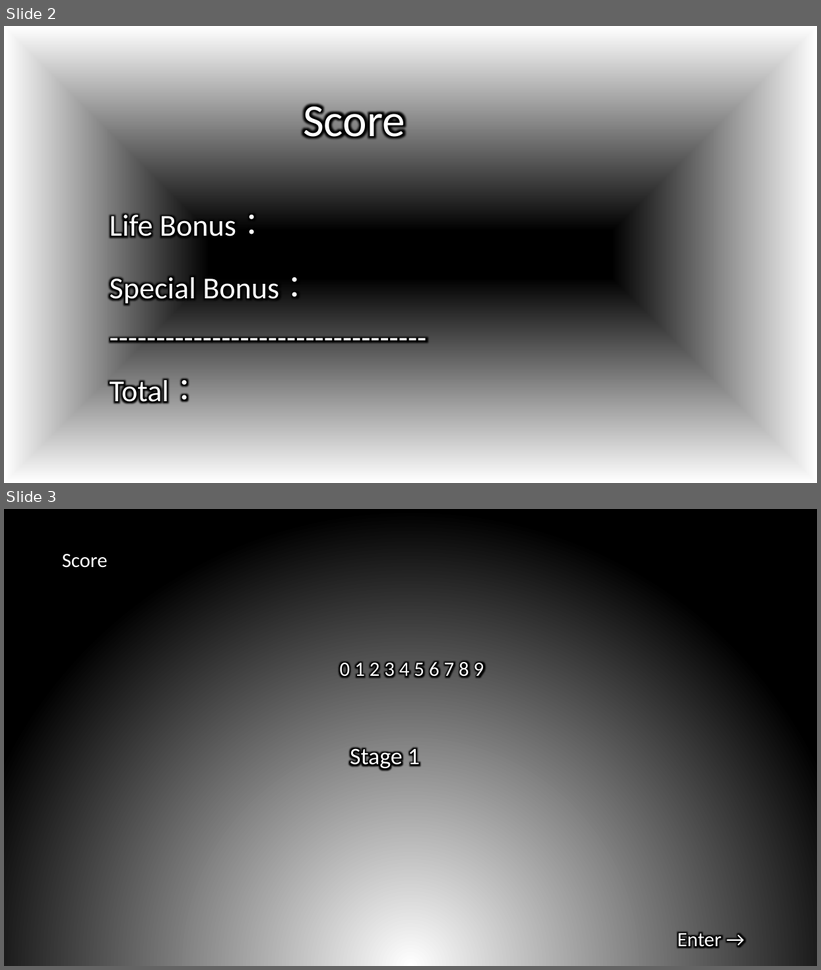
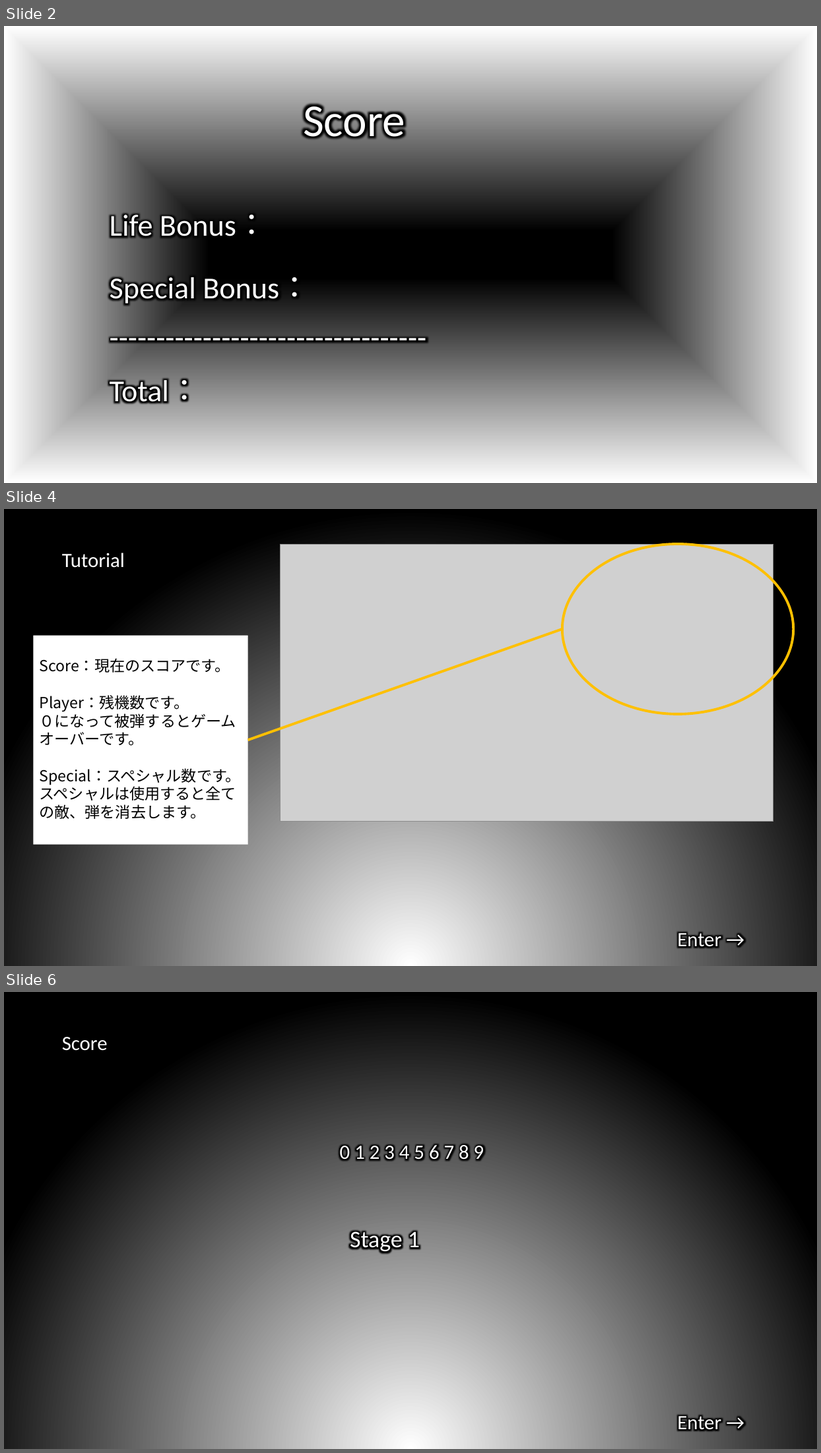
Before and after one commit to ayieru/GMProject, a slide deck: main/Project1/Asset/Texture/cretate.pptx. Shown one above the other, each under a label of ours: slides 2 and 3 before the commit, slides 2, 4 and 6 after it; the slides between them are not shown. The pictures are 821x970 and 821x1453 pixels, drawn with LibreOffice and Linux fonts; fonts in the diff are those of the drawing; grey boxes stand for pictures. Boxes give left, top, right and bottom in pixels: in the first picture for what was removed or moved away, otherwise in the second. Text is boxed around its words. In the diff, an @@ line names an element or a change of style, - is before the commit and + after.

```diff
--- a/main/Project1/Asset/Texture/cretate.pptx
+++ b/main/Project1/Asset/Texture/cretate.pptx
@@ slide 4 added at box(4, 509, 817, 966), background gradient #FFFFFF to #000000 @@
@@ picture added at box(281, 544, 774, 821) @@
@@ ellipse added at box(563, 544, 794, 714), outline #FFC000 3 pt @@
@@ text added at box(62, 553, 125, 568), 24 pt, text #FFFFFF @@
+Tutorial
@@ rectangle added at box(33, 635, 248, 844), fill #FFFFFF, 18 pt, text #000000 @@
+Score：現在のスコアです。
+Player：残機数です。
+０になって被弾するとゲームオーバーです。
+Special：スペシャル数です。
+スペシャルは使用すると全ての敵、弾を消去します。
@@ line added from (563, 629) to (248, 740), #FFC000 3 pt @@
@@ text added at box(677, 932, 721, 949), 24 pt, text #FFFFFF @@
+Enter →
@@ what was slide 3 is now slide 6 @@
```
Also in this commit, not shown: 3 other slides added, 30 other files.
